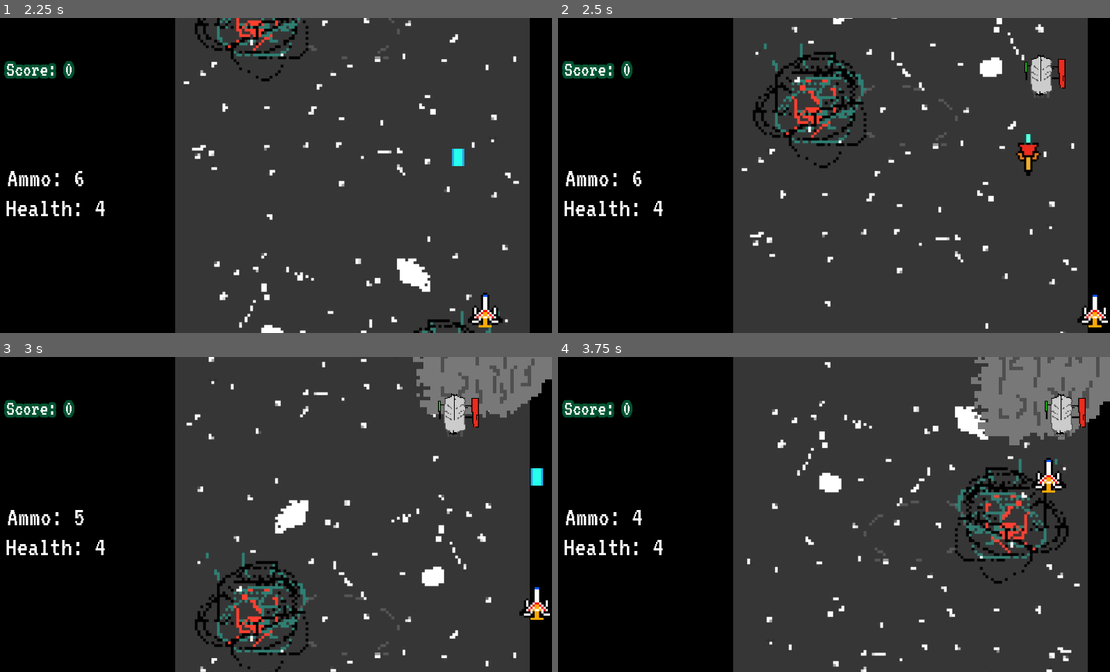
Above: before the commit, frames 1-4 (two rows, left to right).
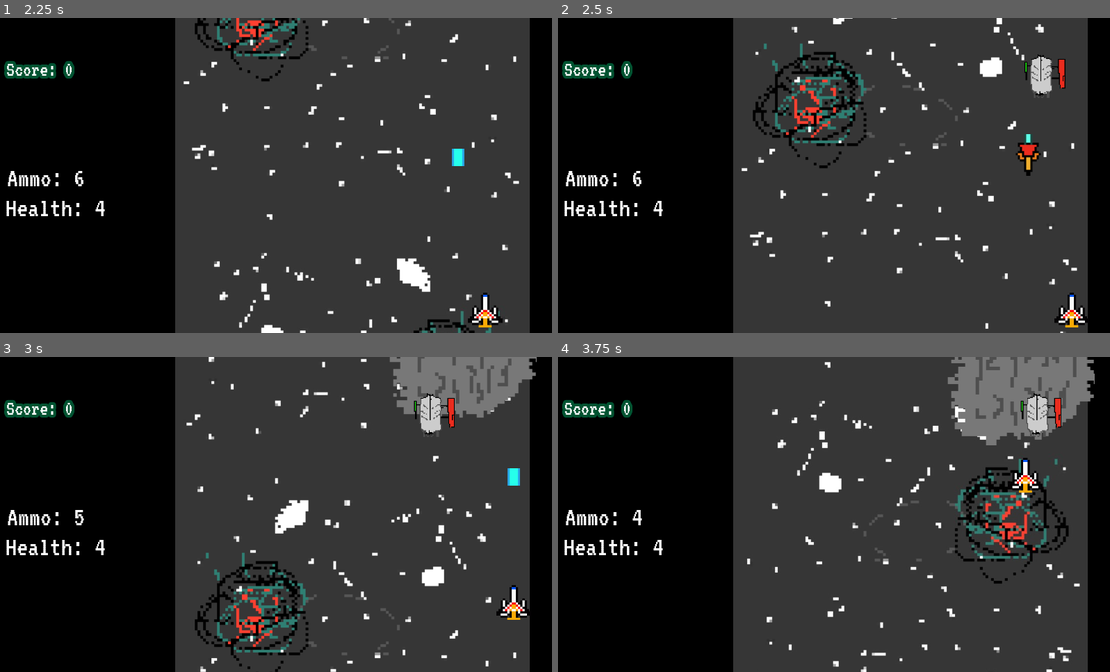
Above: after the commit, the same moments.

Repository: jiwookki/new-grBattle
Game: Godot game, scene res://mainscenes/Main.tscn
Same seed, same stepped clock (60 frames per second), same inputs: the game is played once before the commit and once after it.
Inputs:
- Up to frame 1 (2.25 s): tap Space (player_shoot) at 0.5, 0.6, 1.35, 2.1 s; hold D (movement_right) 0.53-1.28 s; tap Enter (ui_accept) at 0.77, 1.52 s; hold S (movement_down) 1.28-2.03 s; hold D (movement_right) from 2.03 s (still down)
- Up to frame 2 (2.5 s): keep holding D (movement_right)
- Up to frame 3 (3 s): release D (movement_right) at 2.78 s; hold W (movement_up) from 2.78 s (still down); tap Space (player_shoot) at 2.85 s
- Up to frame 4 (3.75 s): tap Enter (ui_accept) at 3.02 s; release W (movement_up) at 3.53 s; hold A (movement_left) from 3.53 s (still down); tap Space (player_shoot) at 3.6 s

Frame 1 is identical in both runs. In frame 2, 0.5% of the frame differs, in the area x 89-100%, y 87-99%; in frame 3, 4.0%; in frame 4, 4.5%, in the area x 70-100%, y 0-44%.

Commit message:
added joystick controls, fixed border

Diff:
--- a/GameMovObj.gd
+++ b/GameMovObj.gd
@@ -7,8 +7,8 @@
 
 signal on_despawn
 
-export var border_offset = 362
-export var border_x = 612
+export var border_offset = 300
+export var border_x = 634
 
 var minX: int
 var maxX: int
--- a/mainscenes/Game.tscn
+++ b/mainscenes/Game.tscn
@@ -43,8 +43,6 @@
 outline_size = 5
 outline_color = Color( 0, 0.32549, 0.192157, 1 )
 font_data = ExtResource( 4 )
-
-[sub_resource type="RectangleShape2D" id=1]
 
 [node name="Game" type="Node2D"]
 script = ExtResource( 19 )
@@ -112,9 +110,6 @@
 script = ExtResource( 2 )
 player_speed = 400
 
-[node name="CollisionShape2D" type="CollisionShape2D" parent="Delta1"]
-shape = SubResource( 1 )
-
 [node name="Sprite" type="Sprite" parent="Delta1"]
 scale = Vector2( 0.25, 0.25 )
 texture = ExtResource( 1 )
@@ -137,6 +132,9 @@
 [node name="PlayerDamageSounder" type="AudioStreamPlayer" parent="Delta1/Health"]
 stream = ExtResource( 9 )
 bus = "SFX"
+
+[node name="CollisionPolygon2D" type="CollisionPolygon2D" parent="Delta1"]
+polygon = PoolVector2Array( -2, -10, -7.66666, -1, -10, 7.33333, 0, 9, 10, 7.33333, 7.66667, -1, 2, -10 )
 
 [node name="AsteroidSpawner" type="Node2D" parent="."]
 position = Vector2( 619, -236 )
--- a/project.godot
+++ b/project.godot
@@ -61,30 +61,35 @@
 "deadzone": 0.5,
 "events": [ Object(InputEventKey,"resource_local_to_scene":false,"resource_name":"","device":0,"alt":false,"shift":false,"control":false,"meta":false,"command":false,"pressed":false,"scancode":87,"physical_scancode":0,"unicode":0,"echo":false,"script":null)
 , Object(InputEventJoypadButton,"resource_local_to_scene":false,"resource_name":"","device":0,"button_index":12,"pressure":0.0,"pressed":false,"script":null)
+, Object(InputEventJoypadMotion,"resource_local_to_scene":false,"resource_name":"","device":0,"axis":1,"axis_value":-1.0,"script":null)
  ]
 }
 movement_down={
 "deadzone": 0.5,
 "events": [ Object(InputEventKey,"resource_local_to_scene":false,"resource_name":"","device":0,"alt":false,"shift":false,"control":false,"meta":false,"command":false,"pressed":false,"scancode":83,"physical_scancode":0,"unicode":0,"echo":false,"script":null)
 , Object(InputEventJoypadButton,"resource_local_to_scene":false,"resource_name":"","device":0,"button_index":13,"pressure":0.0,"pressed":false,"script":null)
+, Object(InputEventJoypadMotion,"resource_local_to_scene":false,"resource_name":"","device":0,"axis":1,"axis_value":1.0,"script":null)
  ]
 }
 movement_left={
 "deadzone": 0.5,
 "events": [ Object(InputEventKey,"resource_local_to_scene":false,"resource_name":"","device":0,"alt":false,"shift":false,"control":false,"meta":false,"command":false,"pressed":false,"scancode":65,"physical_scancode":0,"unicode":0,"echo":false,"script":null)
 , Object(InputEventJoypadButton,"resource_local_to_scene":false,"resource_name":"","device":0,"button_index":14,"pressure":0.0,"pressed":false,"script":null)
+, Object(InputEventJoypadMotion,"resource_local_to_scene":false,"resource_name":"","device":0,"axis":0,"axis_value":-1.0,"script":null)
  ]
 }
 movement_right={
 "deadzone": 0.5,
 "events": [ Object(InputEventKey,"resource_local_to_scene":false,"resource_name":"","device":0,"alt":false,"shift":false,"control":false,"meta":false,"command":false,"pressed":false,"scancode":68,"physical_scancode":0,"unicode":0,"echo":false,"script":null)
 , Object(InputEventJoypadButton,"resource_local_to_scene":false,"resource_name":"","device":0,"button_index":15,"pressure":0.0,"pressed":false,"script":null)
+, Object(InputEventJoypadMotion,"resource_local_to_scene":false,"resource_name":"","device":0,"axis":0,"axis_value":1.0,"script":null)
  ]
 }
 player_shoot={
 "deadzone": 0.5,
 "events": [ Object(InputEventKey,"resource_local_to_scene":false,"resource_name":"","device":0,"alt":false,"shift":false,"control":false,"meta":false,"command":false,"pressed":false,"scancode":32,"physical_scancode":0,"unicode":0,"echo":false,"script":null)
 , Object(InputEventJoypadButton,"resource_local_to_scene":false,"resource_name":"","device":0,"button_index":0,"pressure":0.0,"pressed":false,"script":null)
+, Object(InputEventJoypadButton,"resource_local_to_scene":false,"resource_name":"","device":0,"button_index":5,"pressure":0.0,"pressed":false,"script":null)
  ]
 }
 
Not shown: 1 places in mainscenes/Game.tscn that only renumber resources
